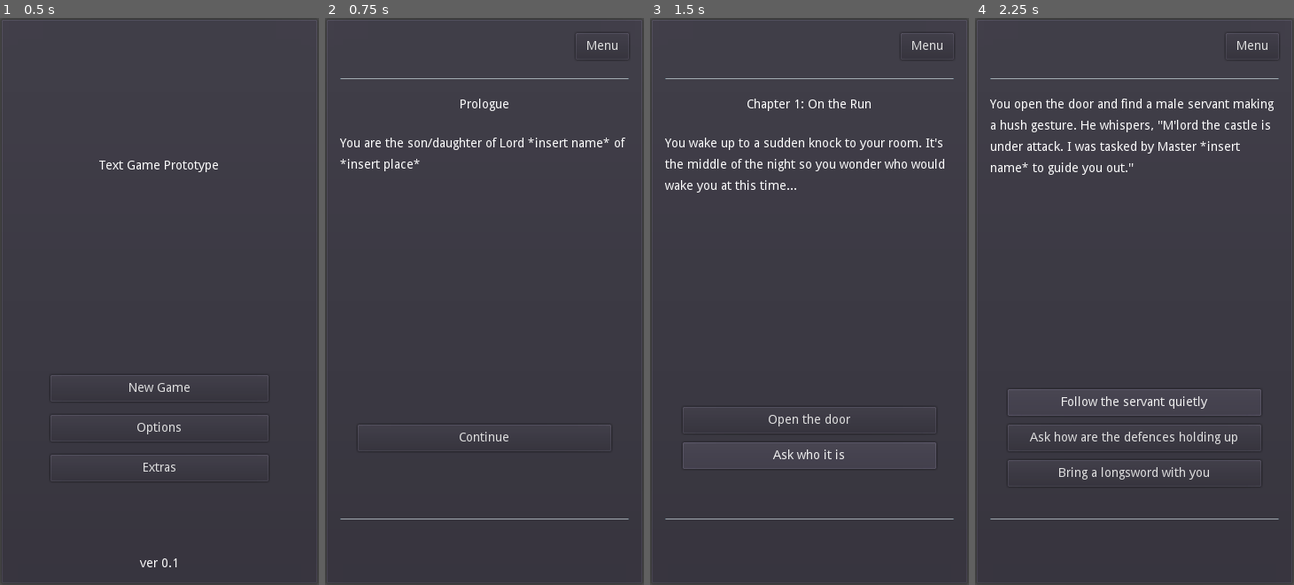
Above: before the commit, frames 1-4 (left to right).
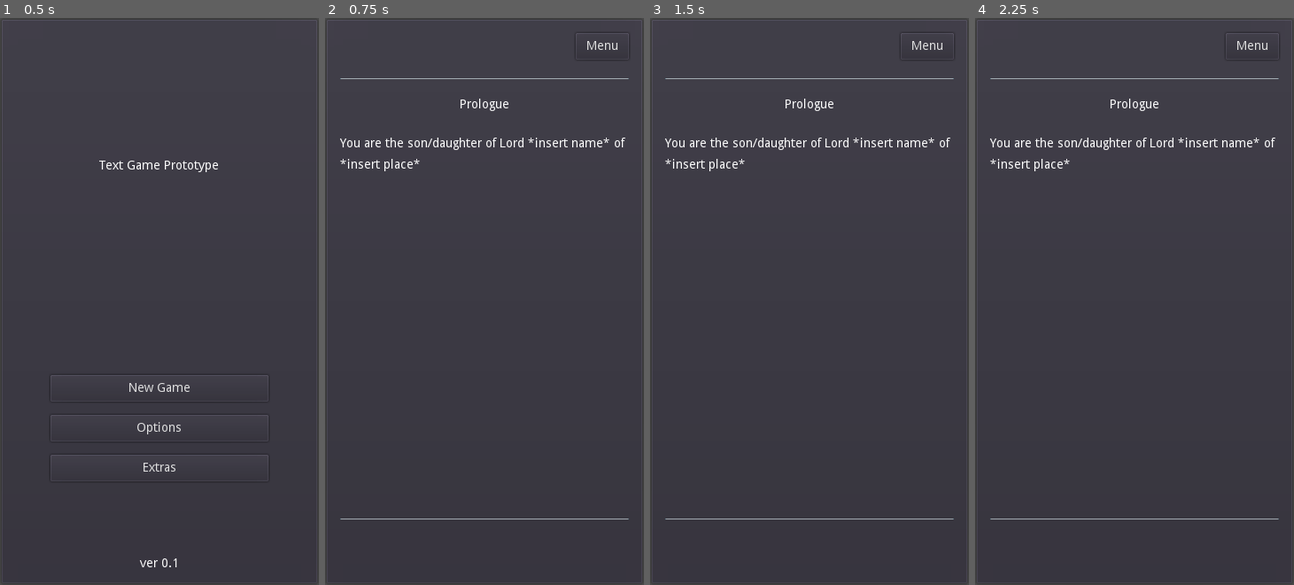
Above: after the commit, the same moments.

Repository: philipuriarte/A-Churchyard-of-Orphans
Game: Godot game, scene res://scenes/main.tscn
Two runs of this game, one before a commit and one after it. Both use one fixed random seed, a clock stepped at 60 frames per second and the inputs below.
Inputs (mouse positions are in pixels of both pictures, inside the frame that each line leads up to):
- Up to frame 1 (0.5 s): no input
- Up to frame 2 (0.75 s): click "New Game" at 0.5 s
- Up to frame 3 (1.5 s): click (809, 437) at 1.25 s, where only the run before the commit has a clickable "Continue"
- Up to frame 4 (2.25 s): click (1134, 420) at 2 s, where only the run before the commit has a clickable "Open the door"

Frame 1 is identical in both runs. In frame 2, 0.2% of the frame differs, in the area x 10-90%, y 71-75%; in frame 3, 2.6%; in frame 4, 4.1%, in the area x 4-95%, y 14-82%.
Error after the commit: Invalid set index 'text' (on base: 'null instance') with value of type 'String'. (res://logic/content.gd:77)

Commit message:
Delete Choice button nodes in content

Diff:
--- a/scenes/content.tscn
+++ b/scenes/content.tscn
@@ -22,7 +22,7 @@
 unique_name_in_owner = true
 margin_top = 44.0
 margin_right = 346.0
-margin_bottom = 312.0
+margin_bottom = 342.0
 size_flags_vertical = 3
 custom_constants/line_separation = 10
 bbcode_enabled = true
@@ -32,7 +32,7 @@
 scroll_active = false
 
 [node name="ChoicesMargin" type="MarginContainer" parent="."]
-margin_top = 316.0
+margin_top = 346.0
 margin_right = 346.0
 margin_bottom = 496.0
 rect_min_size = Vector2( 0, 150 )
@@ -46,53 +46,6 @@
 margin_left = 20.0
 margin_top = 20.0
 margin_right = 326.0
-margin_bottom = 170.0
+margin_bottom = 140.0
 custom_constants/separation = 10
 alignment = 1
-
-[node name="Choice1" type="Button" parent="ChoicesMargin/ChoicesContainer"]
-unique_name_in_owner = true
-margin_right = 306.0
-margin_bottom = 30.0
-grow_horizontal = 2
-grow_vertical = 2
-rect_min_size = Vector2( 0, 30 )
-focus_mode = 0
-enabled_focus_mode = 0
-text = "Choice1"
-
-[node name="Choice2" type="Button" parent="ChoicesMargin/ChoicesContainer"]
-unique_name_in_owner = true
-margin_top = 40.0
-margin_right = 306.0
-margin_bottom = 70.0
-grow_horizontal = 2
-grow_vertical = 2
-rect_min_size = Vector2( 0, 30 )
-focus_mode = 0
-enabled_focus_mode = 0
-text = "Choice2"
-
-[node name="Choice3" type="Button" parent="ChoicesMargin/ChoicesContainer"]
-unique_name_in_owner = true
-margin_top = 80.0
-margin_right = 306.0
-margin_bottom = 110.0
-grow_horizontal = 2
-grow_vertical = 2
-rect_min_size = Vector2( 0, 30 )
-focus_mode = 0
-enabled_focus_mode = 0
-text = "Choice3"
-
-[node name="Choice4" type="Button" parent="ChoicesMargin/ChoicesContainer"]
-unique_name_in_owner = true
-margin_top = 120.0
-margin_right = 306.0
-margin_bottom = 150.0
-grow_horizontal = 2
-grow_vertical = 2
-rect_min_size = Vector2( 0, 30 )
-focus_mode = 0
-enabled_focus_mode = 0
-text = "Choice4"
